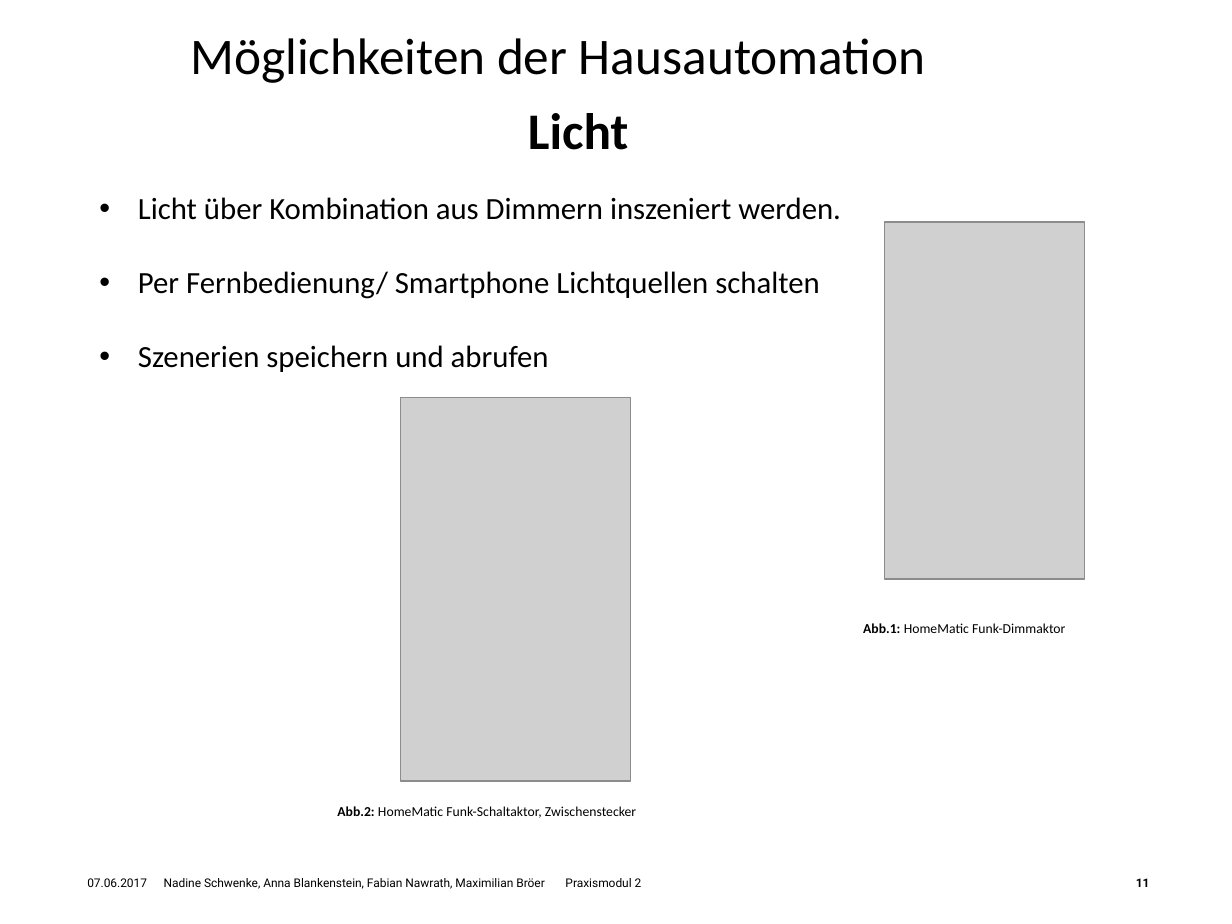
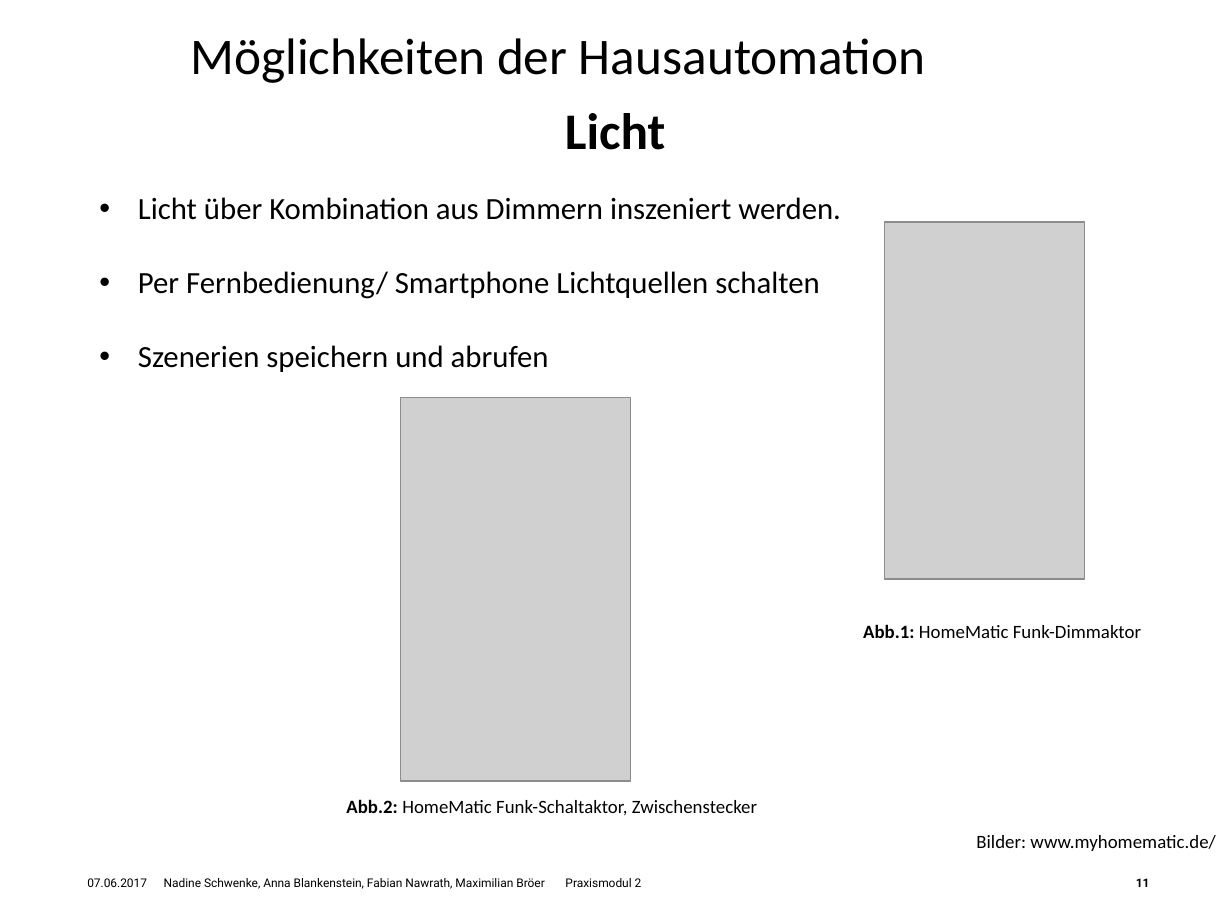
Before and after one commit to Nawygator/Praxisseminar, a slide deck: slide 11 of HSHL_Hausautomationssysteme.potx.pptx. Drawn at 1232x924 pixels with LibreOffice and Linux fonts; fonts in the diff are those of the drawing; grey boxes stand for pictures; background and template pictures are left out. Boxes give left, top, right and bottom in pixels: in the first picture for what was removed or moved away, otherwise in the second. Text is boxed around its words. In the diff, an @@ line names an element or a change of style, - is before the commit and + after.

```diff
--- a/HSHL_Hausautomationssysteme.potx.pptx
+++ b/HSHL_Hausautomationssysteme.potx.pptx
@@ text "Licht": place and size @@
-text "Licht" at [528, 113, 628, 150]
+text "Licht" at [565, 113, 665, 150]
@@ text "Abb.1: HomeMatic Funk-Dimmaktor" at [863, 624, 1141, 638]: size 8 to 11 pt @@
@@ text "Abb.2: HomeMatic Funk-Schaltaktor, Zwischenstecker" at [346, 799, 757, 816]: size 8 to 11 pt @@
@@ text "Abb.2: HomeMatic Funk-Schaltaktor, Zwischenstecker": place and size @@
-text "Abb.2: HomeMatic Funk-Schaltaktor, Zwischenstecker" at [337, 806, 636, 818]
+text "Abb.2: HomeMatic Funk-Schaltaktor, Zwischenstecker" at [346, 799, 757, 816]
@@ text added at [976, 835, 1215, 851], 11 pt, text #000000 @@
+Bilder: www.myhomematic.de/
```
Also in this commit, not shown: 9 other slides changed, 1 other file.
